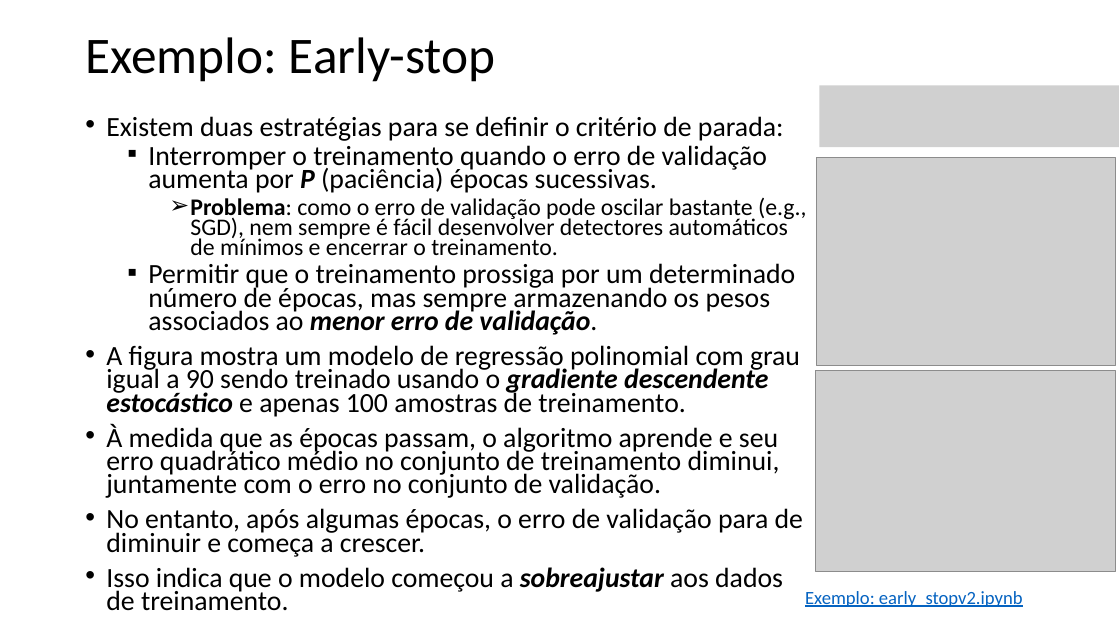
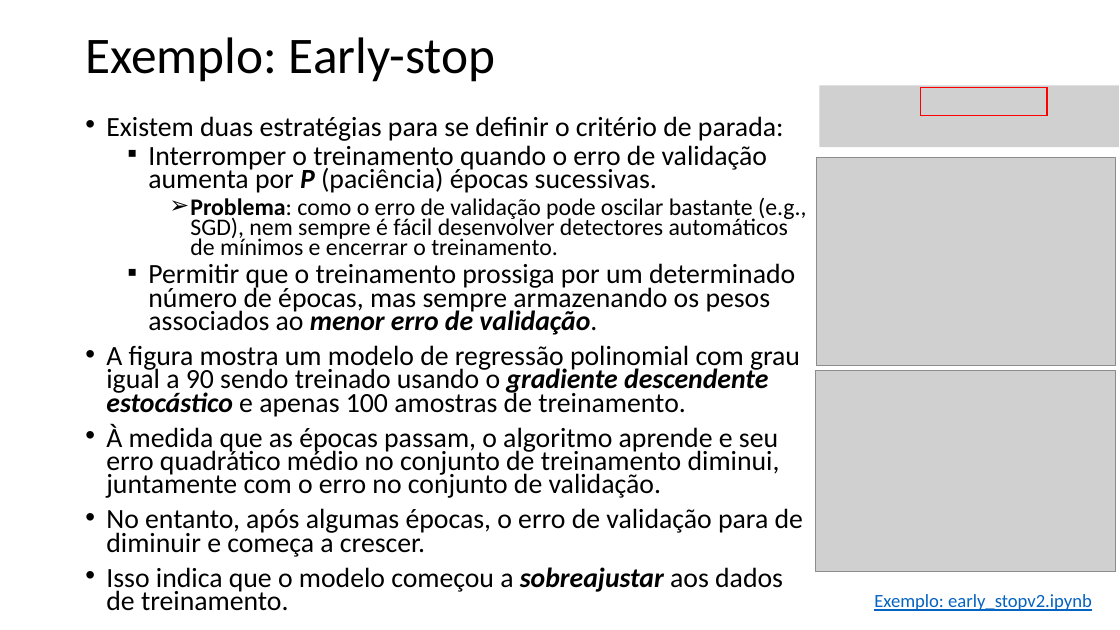
Before and after one commit to zz4fap/t319_aprendizado_de_maquina, a slide deck: slide 13 of slides/T319_Regressão_Linear (Parte VI).pptx. Drawn at 1120x630 pixels with LibreOffice and Linux fonts; fonts in the diff are those of the drawing; grey boxes stand for pictures. Boxes give left, top, right and bottom in pixels: in the first picture for what was removed or moved away, otherwise in the second. Text is boxed around its words. In the diff, an @@ line names an element or a change of style, - is before the commit and + after.

```diff
--- a/slides/T319_Regressão_Linear (Parte VI).pptx
+++ b/slides/T319_Regressão_Linear (Parte VI).pptx
@@ rectangle added at [921, 87, 1048, 115], outline #FF0000 1 pt @@
@@ text "Exemplo: early_stopv2.ipynb": place and size @@
-text "Exemplo: early_stopv2.ipynb" at [805, 591, 1023, 607]
+text "Exemplo: early_stopv2.ipynb" at [874, 594, 1092, 611]
```
Also in this commit, not shown: 8 other slides changed, 5 other files.
